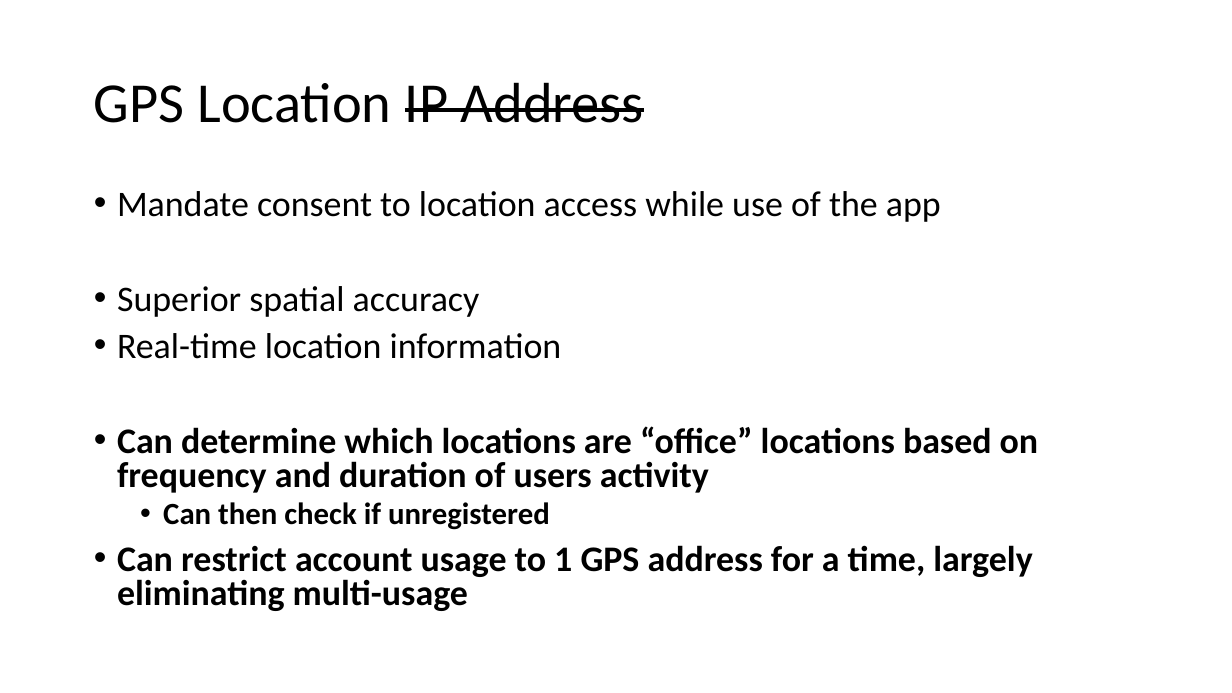
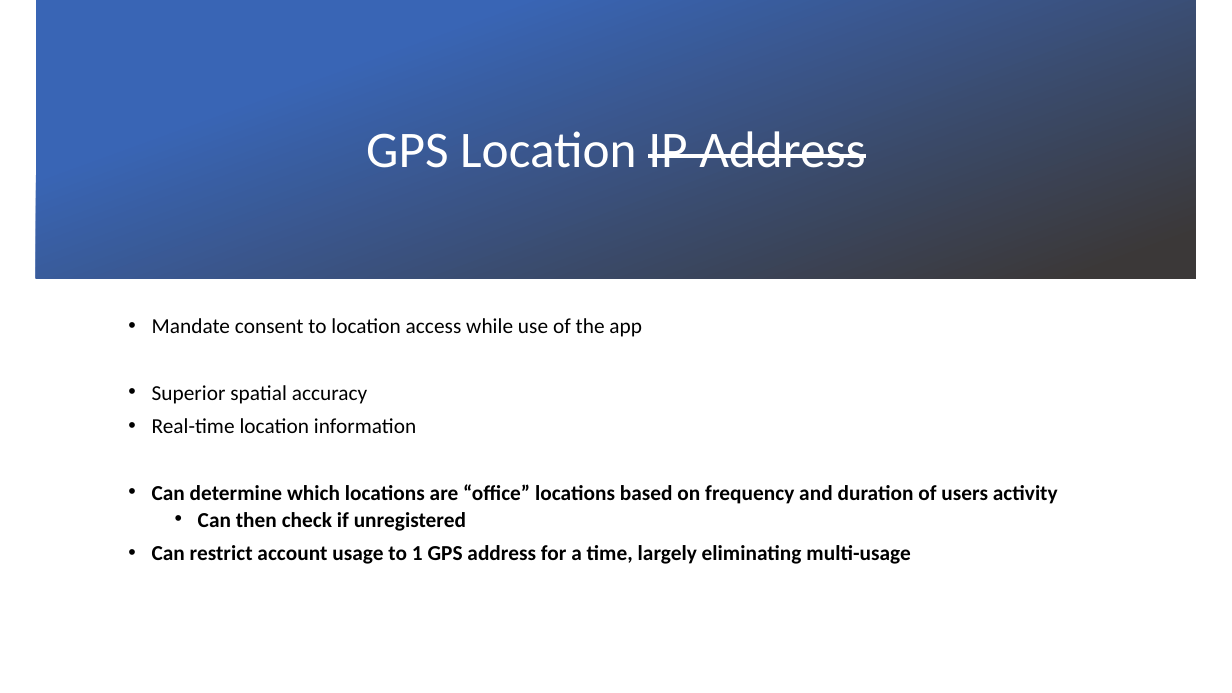
Before and after one commit to Tahreeem/TransCore.Transformed, a slide deck: slide 6 of Lassonde Hackathon 2019.pptx. Drawn at 1232x693 pixels with LibreOffice and Linux fonts; fonts in the diff are those of the drawing; background and template pictures are left out. Boxes give left, top, right and bottom in pixels: in the first picture for what was removed or moved away, otherwise in the second. Text is boxed around its words. In the diff, an @@ line names an element or a change of style, - is before the commit and + after.

Commit message:
presentation style updated

```diff
--- a/Lassonde Hackathon 2019.pptx
+++ b/Lassonde Hackathon 2019.pptx
@@ rectangle added at (36,0,1197,278), fill gradient #3965B5 to #3B3838 @@
@@ title "GPS Location IP Address": place and size @@
-title "GPS Location IP Address" at (94,82,644,123)
+title "GPS Location IP Address" at (366,131,865,168)
@@ title "GPS Location IP Address" at (366,131,865,168): size 44 to 40 pt, text colour #000000 to #FFFFFF; alignment left to centre @@
@@ text "Mandate consent to location access ...": place and size @@
-text "Mandate consent to location access ..." at (117,191,1039,611)
+text "Mandate consent to location access ..." at (152,318,1058,564)
@@ text "Mandate consent to location access ..." at (152,318,1058,564): size 28 to 16.6 pt; size 24 to 16.6 pt in "Can then check if unregistered" @@
```
Also in this commit, not shown: 5 other slides changed, 1 slide added, 1 slide removed.
